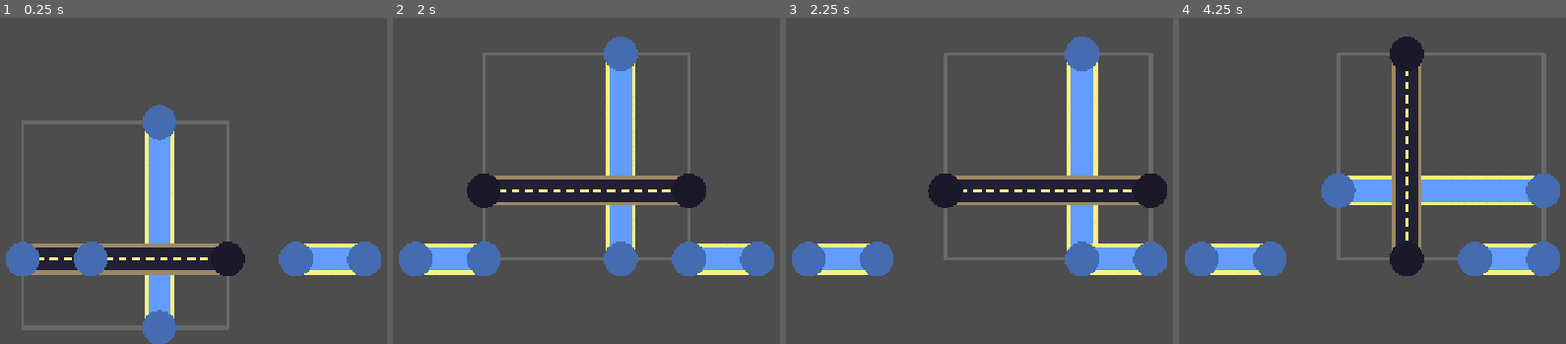
Above: before the commit, frames 1-4 (left to right).
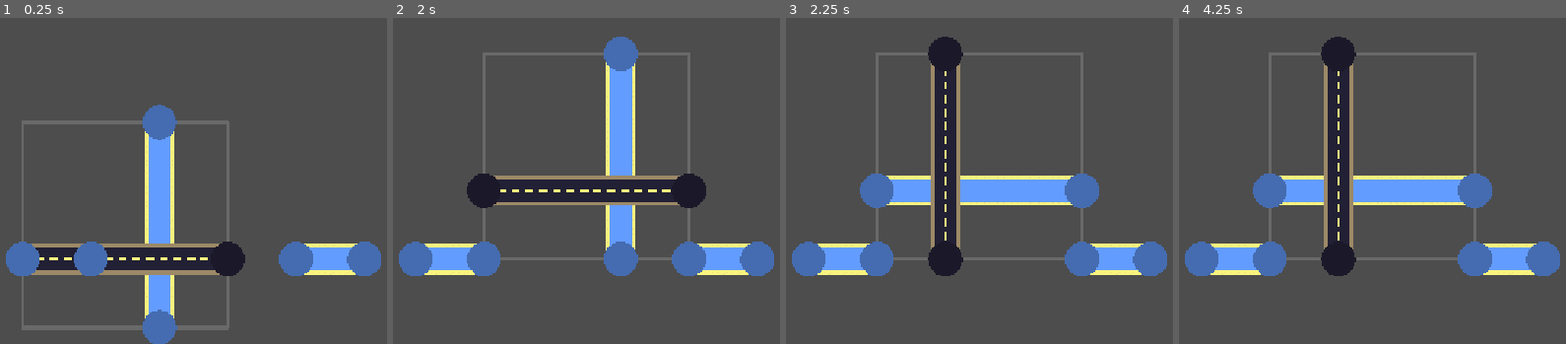
Above: after the commit, the same moments.

Repository: WishingWillow/photoshop-game
Game: Godot game, scene res://Tests/turn_test.tscn
Two runs of this game, one before a commit and one after it. Both use one fixed random seed, a clock stepped at 60 frames per second and the inputs below. This scene is started directly instead of the project's main scene.
Inputs (mouse positions are in pixels of both pictures, inside the frame that each line leads up to):
- Up to frame 1 (0.25 s): no input
- Up to frame 2 (2 s): tap Enter at 0.5 s; drag from (416, 122) to (493, 24) at 0.52 s; drag from (outside the picture) to (485, 53) at 1.27 s
- Up to frame 3 (2.25 s): tap Space at 2 s; move the mouse to (886, 24) at 2.02 s; hold Middle mouse button (camera_drag_mod) from 2.03 s (still down); click (886, 24) at 2.17 s
- Up to frame 4 (4.25 s): release Middle mouse button (camera_drag_mod) at 2.75 s; tap Enter at 2.75 s; drag from (outside the picture) to (outside the picture) at 2.77 s; tap Space at 3.5 s; move the mouse to (1438, 187) at 3.52 s; hold Middle mouse button (camera_drag_mod) from 3.53 s (still down); click (1438, 187) at 3.67 s

Frames 1-2 are identical in both runs. In frame 3, 17% of the frame differs, in the area x 19-99%, y 5-80%; in frame 4, 17%.

Commit message:
path segments have rectangles to track intersections (in the future)

Diff:
--- a/Scripts/abstract_layer.gd
+++ b/Scripts/abstract_layer.gd
@@ -15,9 +15,9 @@
 	"notify_layer_placement",
 	[{"name" : "layer", "type" : TYPE_OBJECT}])
 
-var rect : Rect2:
-	get:
-		return Rect2(position, Util.scale_vec_to_unit_size(data.size))
+# TODO: initial position may vary instead of always being 0
+## A layer's rectangle in playspace coordinates
+@onready var rect := Rect2(Vector2.ZERO, data.size)
 
 var playspace_coords := Vector2i.ZERO
 
@@ -42,3 +42,4 @@
 	var play_y_coord := snappedi(position.y, Consts.UNIT_SCALE)
 	position = Vector2(play_x_coord, play_y_coord)
 	playspace_coords = position / Consts.UNIT_SCALE
+	rect = Rect2(playspace_coords, rect.size)
--- a/Scripts/layer.gd
+++ b/Scripts/layer.gd
@@ -5,7 +5,7 @@
 extends AbstractLayer
 
 ## An array of segments that's populated using the data in data
-var path_segments : Array[PathSegment] = []
+@export var path_segments : Array[PathSegment] = []
 
 @onready var outline := Line2D.new()
 
@@ -87,11 +87,14 @@
 ## layers can be rotated by factors of 90 degrees (a "turn")
 func turn(turns : int) -> void:
 	turned_state = (turned_state + turns) % 4
-	var angle : float = turned_state * PI / 2
+	var angle : float = turns * PI / 2
+	var angle_state : float = turned_state * PI / 2
 
 	# physically rotate node and adjust position so that new top left corner is at layer position
-	adjusted_node.rotation = angle
+	adjusted_node.rotation = angle_state
 
+	# the adjustment is the vector representing the new horizontal side of the layer,
+	# indexed by turned state
 	var position_adjustment := -Util.rotate_vector2i(layer_vertices[turned_state], turned_state)
 	adjusted_node.position = Util.scale_vec_to_unit_size(position_adjustment)
 
@@ -104,5 +107,25 @@
 		end.layer_position = \
 			Util.rotate_vector2i(end.default_layer_position, turned_state) + position_adjustment
 
+		# update the line segment rectangles
+		for i : int in range(0, segment.segment_rects.size()):
+			# note: built-ins are copied by value, so should be re-assigned after manipulation
+			var seg_rect := segment.segment_rects[i]
+			seg_rect.size = seg_rect.size.rotated(angle)
+			seg_rect.position = seg_rect.position.rotated(angle) + Vector2(position_adjustment)
+			# adjust for potential negative sizes
+			if seg_rect.size.x < 0:
+				seg_rect.size.x = abs(seg_rect.size.x)
+				# remove epsilon from position
+				seg_rect.position.x -= round(seg_rect.size.x)
+			if seg_rect.size.y < 0:
+				seg_rect.size.y = abs(seg_rect.size.y)
+				# remove epsilon from position
+				seg_rect.position.y -= round(seg_rect.size.y)
+			segment.segment_rects[i] = seg_rect
+
 		start.set_level_position(level_position)
 		end.set_level_position(level_position)
+
+	# rotate the size of the playspace rectangle
+	rect.size = abs(rect.size.rotated(angle))
--- a/Scripts/path_segment.gd
+++ b/Scripts/path_segment.gd
@@ -10,18 +10,32 @@
 
 var type : Consts.PathType
 
-func _init(line_data : IntegerLine, type_in : Consts.PathType) -> void:
+const SEGMENT_WIDTH_EPSILON : float = 0.001
+
+@export var segment_rects : Array[Rect2]
+
+var line_data : IntegerLine
+
+func _init(line_data_in : IntegerLine, type_in : Consts.PathType) -> void:
+	line_data = line_data_in
 	var line := Line2D.new()
 	line.points= Util.scale_vec_array_to_unit_size(line_data.points)
 
+	# create rectangles for every line segment in the integer line
+	for i : int in range(0, line_data.points.size() - 1):
+		var rect_size : Vector2 = abs(line_data.points[i + 1] - line_data.points[i])
+		# offset size by epsilon to create rectangle with area
+		rect_size += Vector2.ONE * SEGMENT_WIDTH_EPSILON
+		segment_rects.append(Rect2(line_data.points[i], rect_size))
+
 	type = type_in
+
 	line.texture = Consts.PathTexture[type]
 	line.texture_mode = Line2D.LINE_TEXTURE_TILE
 	line.texture_repeat = CanvasItem.TEXTURE_REPEAT_ENABLED
 	line.width = Consts.UNIT_SCALE
 	line.joint_mode = Line2D.LINE_JOINT_ROUND
 	line.round_precision = 5
-
 
 	start_cap = PathCap.new(line_data.points.front(), type_in)
 	add_child(start_cap)
--- a/Tests/turn_test.tscn
+++ b/Tests/turn_test.tscn
@@ -7,12 +7,6 @@
 [ext_resource type="Script" uid="uid://ciogh5wk1jw2j" path="res://Scripts/Resource Definitions/integer_line.gd" id="4_0ggpj"]
 [ext_resource type="Script" uid="uid://blbxmua7tt4nf" path="res://Scripts/Resource Definitions/layer_data.gd" id="5_kg3gl"]
 [ext_resource type="Script" uid="uid://dgcvil2fki4os" path="res://Scripts/level.gd" id="6_4qnu3"]
-
-[sub_resource type="Resource" id="Resource_kg3gl"]
-script = ExtResource("2_dhbt7")
-layer_path = NodePath("Layer1")
-add_position = Vector2i(1, 0)
-metadata/_custom_type_script = "uid://bnh2m3iwas8kl"
 
 [sub_resource type="Resource" id="Resource_f4o6h"]
 script = ExtResource("2_dhbt7")
@@ -72,7 +66,7 @@
 script = ExtResource("1_0xe2g")
 level = NodePath("Level")
 layers = [NodePath("Layer1")]
-moves = Array[ExtResource("2_dhbt7")]([SubResource("Resource_kg3gl"), SubResource("Resource_f4o6h")])
+moves = Array[ExtResource("2_dhbt7")]([SubResource("Resource_f4o6h")])
 
 [node name="Layer1" type="Node2D" parent="." unique_id=577652057]
 script = ExtResource("2_6smp3")
